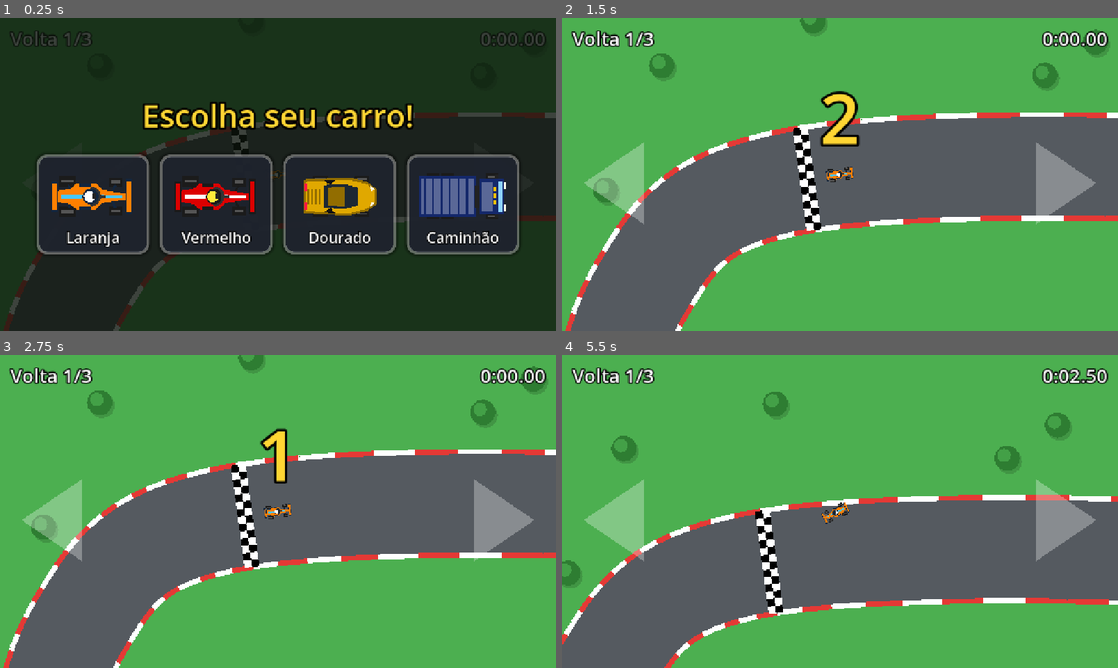
Above: before the commit, frames 1-4 (two rows, left to right).
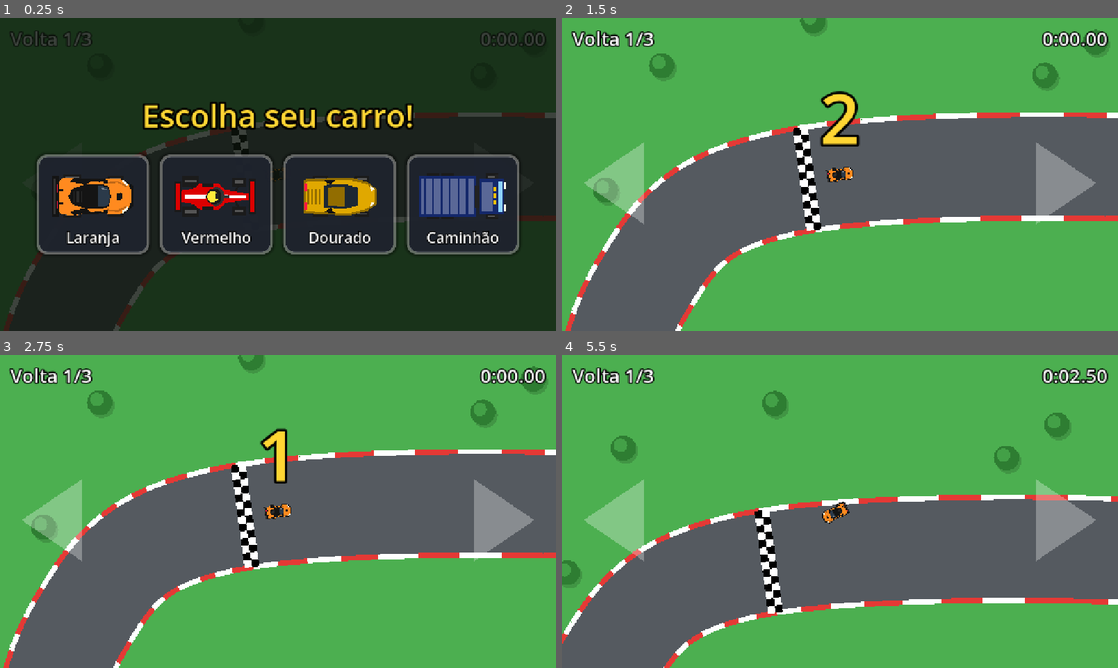
Above: after the commit, the same moments.

Repository: clobato7/jogo-corrida
Game: Godot game, scene res://scenes/main.tscn
The game is run twice, just before and just after one commit, with the same random seed, the same clock (stepped at 60 frames per second) and the same inputs.
Inputs (mouse positions are in pixels of both pictures, inside the frame that each line leads up to):
- Up to frame 1 (0.25 s): no input
- Up to frame 2 (1.5 s): click (656, 205) at 0.52 s; tap Enter at 1.25 s; move the mouse to (962, 158) at 1.27 s; hold D (steer_right) from 1.28 s (still down); click (962, 158) at 1.42 s
- Up to frame 3 (2.75 s): release D (steer_right) at 2 s; tap Space at 2 s; drag from (166, 527) to (250, 574) at 2.02 s
- Up to frame 4 (5.5 s): tap Enter at 2.75 s; move the mouse to (895, 442) at 2.77 s; hold D (steer_right) 2.78-3.5 s; drag from (812, 574) to (673, 464) at 3.52 s; move the mouse to (1006, 558) at 4.27 s; hold A (steer_left) 4.28-5 s; drag from (673, 464) to (751, 561) at 5.02 s

The runs differ from the first frame. In frame 1, 1.5% of the frame differs, in the area x 9-51%, y 47-64%; in frame 2, 0.2%; in frame 3, 0.2%; in frame 4, 1.0%.

Commit message:
Carro laranja redesenhado como hipercarro (referência do filho)
Co-Authored-By: Claude Opus 5.5 <noreply@anthropic.com>
Claude-Session: https://claude.ai/code/session_01SfKqRhB9szQNfyRjXvGQXN

Diff:
--- a/scripts/car.gd
+++ b/scripts/car.gd
@@ -6,7 +6,7 @@
 @export var turn_speed := 3.0        ## quão rápido o carro vira (radianos por segundo)
 @export var grip := 4.0              ## aderência: quanto maior, menos o carro "escorrega"
 @export var wall_slowdown := 0.5     ## ao bater, a velocidade é multiplicada por isso
-@export var model := "f1_laranja"   ## qual carro desenhar (veja CarArt.ORDER)
+@export var model := "hiper_laranja"   ## qual carro desenhar (veja CarArt.ORDER)
 @export var desktop_zoom := 0.85     ## zoom da câmera no PC (menor = mais afastado)
 @export var mobile_zoom := 1.25      ## zoom da câmera no celular (tela pequena, câmera mais perto)
 @export var engine_idle_pitch := 0.6 ## tom do motor parado
--- a/scripts/car_art.gd
+++ b/scripts/car_art.gd
@@ -2,10 +2,10 @@
 ## Desenho dos carros. Todos apontam para a direita (a frente) com o centro em (0, 0).
 ## Usado pelo carro na pista e pelos cards da tela de escolha.
 
-const ORDER := ["f1_laranja", "f1_vermelho", "super_dourado", "caminhao_azul"]
+const ORDER := ["hiper_laranja", "f1_vermelho", "super_dourado", "caminhao_azul"]
 
 const NAMES := {
-	"f1_laranja": "Laranja",
+	"hiper_laranja": "Laranja",
 	"f1_vermelho": "Vermelho",
 	"super_dourado": "Dourado",
 	"caminhao_azul": "Caminhão",
@@ -13,7 +13,7 @@
 
 ## Tamanho da área de colisão de cada carro.
 const SIZES := {
-	"f1_laranja": Vector2(66, 30),
+	"hiper_laranja": Vector2(66, 32),
 	"f1_vermelho": Vector2(66, 30),
 	"super_dourado": Vector2(62, 32),
 	"caminhao_azul": Vector2(76, 36),
@@ -25,8 +25,8 @@
 
 static func draw(ci: CanvasItem, model: String) -> void:
 	match model:
-		"f1_laranja":
-			_draw_f1(ci, Color("ff8000"), Color("12263f"), Color("47c7fc"), Color("ffffff"))
+		"hiper_laranja":
+			_draw_hypercar(ci, Color("ff8a1f"))
 		"f1_vermelho":
 			_draw_f1(ci, Color("dc0000"), Color("1a1a1a"), Color("ffffff"), Color("ffeb3b"))
 		"super_dourado":
@@ -34,7 +34,7 @@
 		"caminhao_azul":
 			_draw_truck(ci, Color("14286b"))
 		_:
-			_draw_f1(ci, Color("ff8000"), Color("12263f"), Color("47c7fc"), Color("ffffff"))
+			_draw_hypercar(ci, Color("ff8a1f"))
 
 
 static func _tire(ci: CanvasItem, rect: Rect2) -> void:
@@ -78,6 +78,60 @@
 	ci.draw_rect(Rect2(-1, -2.5, 3, 5), Color("222222"))
 	ci.draw_arc(Vector2(-2, 0), 8.0, -PI / 2.0, PI / 2.0, 10, Color("333333"), 2.0)
 	ci.draw_line(Vector2(6, 0), Vector2(11, 0), Color("333333"), 2.0)
+
+
+## Hipercarro: carroceria curvilínea laranja, cabine e teto pretos,
+## grandes entradas de ar laterais e asa traseira larga.
+static func _draw_hypercar(ci: CanvasItem, body: Color) -> void:
+	var black := Color("141414")
+	var shade := body.darkened(0.25)
+	# Rodas grandes aparecendo nos para-lamas
+	_tire(ci, Rect2(-26, -19, 16, 5))
+	_tire(ci, Rect2(-26, 14, 16, 5))
+	_tire(ci, Rect2(13, -18, 14, 5))
+	_tire(ci, Rect2(13, 13, 14, 5))
+	# Parte de baixo preta (assoalho e difusor) um pouco maior que a carroceria
+	_poly(ci, [Vector2(36, -9), Vector2(28, -15), Vector2(-28, -16), Vector2(-35, -11),
+		Vector2(-35, 11), Vector2(-28, 16), Vector2(28, 15), Vector2(36, 9)], black)
+	# Carroceria: bico baixo, para-lamas dianteiros, cintura fina e traseira larga
+	var shape := [Vector2(34, -5), Vector2(31, -11), Vector2(23, -16), Vector2(14, -16), Vector2(6, -13),
+		Vector2(-4, -14), Vector2(-16, -17), Vector2(-27, -16), Vector2(-32, -12),
+		Vector2(-32, 12), Vector2(-27, 16), Vector2(-16, 17), Vector2(-4, 14), Vector2(6, 13),
+		Vector2(14, 16), Vector2(23, 16), Vector2(31, 11), Vector2(34, 5)]
+	_poly(ci, shape, body)
+	# Vinco dos para-lamas
+	ci.draw_polyline(PackedVector2Array([Vector2(30, -9), Vector2(22, -13), Vector2(12, -12)]), shade, 1.5)
+	ci.draw_polyline(PackedVector2Array([Vector2(30, 9), Vector2(22, 13), Vector2(12, 12)]), shade, 1.5)
+	# Entrada de ar no capô
+	_poly(ci, [Vector2(25, -3.5), Vector2(26.5, 0), Vector2(25, 3.5), Vector2(21, 2.5), Vector2(21, -2.5)], black)
+	# Grandes entradas de ar laterais (a "colher" preta)
+	_poly(ci, [Vector2(-2, -13.5), Vector2(-17, -17), Vector2(-20, -13), Vector2(-6, -10.5)], black)
+	_poly(ci, [Vector2(-2, 13.5), Vector2(-17, 17), Vector2(-20, 13), Vector2(-6, 10.5)], black)
+	# Cabine e teto pretos em gota
+	_poly(ci, [Vector2(16, 0), Vector2(14, -9), Vector2(8, -11), Vector2(-6, -11), Vector2(-18, -7),
+		Vector2(-22, 0), Vector2(-18, 7), Vector2(-6, 11), Vector2(8, 11), Vector2(14, 9)], black)
+	# Para-brisa com reflexo
+	_poly(ci, [Vector2(15, 0), Vector2(13.5, -8), Vector2(8, -9.5), Vector2(4, -9.5),
+		Vector2(4, 9.5), Vector2(8, 9.5), Vector2(13.5, 8)], Color("2b3a4a"))
+	ci.draw_line(Vector2(12, -6), Vector2(7, -7.5), Color(1, 1, 1, 0.35), 1.5)
+	# Tampa do motor com aletas
+	for i in 3:
+		var x := -10.0 - i * 3.5
+		ci.draw_line(Vector2(x, -5), Vector2(x, 5), Color("2a2a2a"), 1.5)
+	# Retrovisores
+	ci.draw_rect(Rect2(9, -15, 4, 3), black)
+	ci.draw_rect(Rect2(9, 12, 4, 3), black)
+	# Faróis finos
+	ci.draw_line(Vector2(31, -10), Vector2(26, -14), Color("fffde7"), 2.0)
+	ci.draw_line(Vector2(31, 10), Vector2(26, 14), Color("fffde7"), 2.0)
+	# Asa traseira preta larga, com suportes
+	ci.draw_line(Vector2(-26, -6), Vector2(-31, -6), black, 2.0)
+	ci.draw_line(Vector2(-26, 6), Vector2(-31, 6), black, 2.0)
+	ci.draw_rect(Rect2(-36, -18, 6, 36), black)
+	ci.draw_rect(Rect2(-35, -16, 2, 32), Color("333333"))
+	# Lanternas
+	ci.draw_line(Vector2(-31.5, -11), Vector2(-31.5, -4), Color("ff1744"), 1.5)
+	ci.draw_line(Vector2(-31.5, 11), Vector2(-31.5, 4), Color("ff1744"), 1.5)
 
 
 ## Superesportivo: carroceria em cunha, baixa e larga.
--- a/scripts/car_card.gd
+++ b/scripts/car_card.gd
@@ -1,7 +1,7 @@
 extends Button
 ## Card da tela de escolha: um botão grande com o desenho do carro e o nome embaixo.
 
-var model := "f1_laranja"
+var model := "hiper_laranja"
 var art_scale := 2.6
 
 
